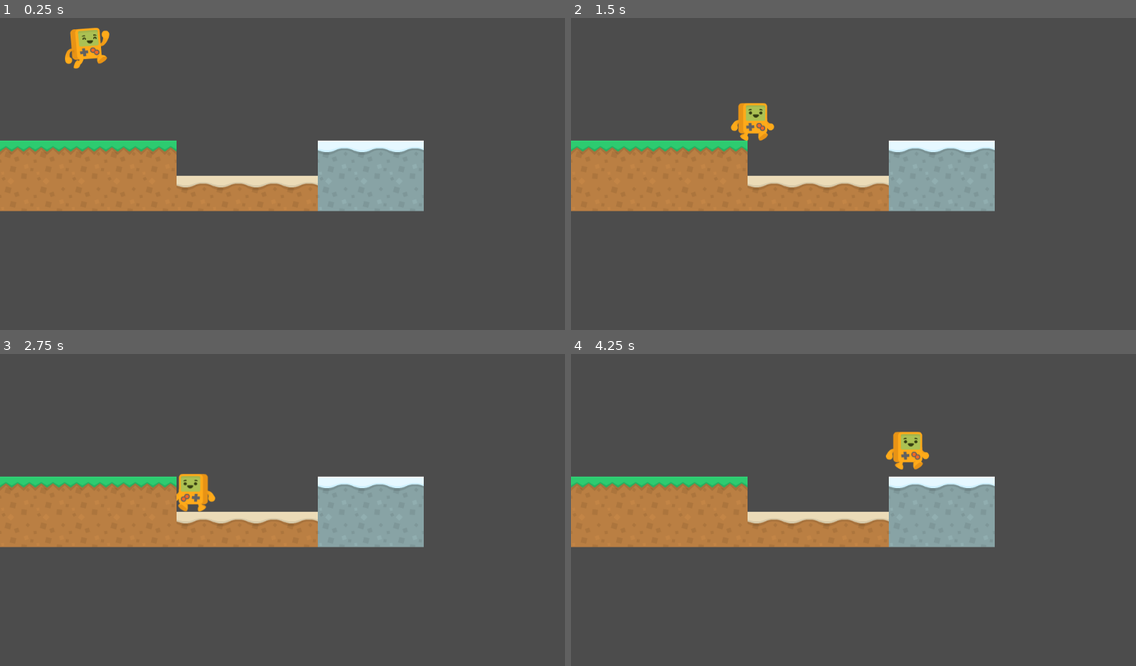
Above: before the commit, frames 1-4 (two rows, left to right).
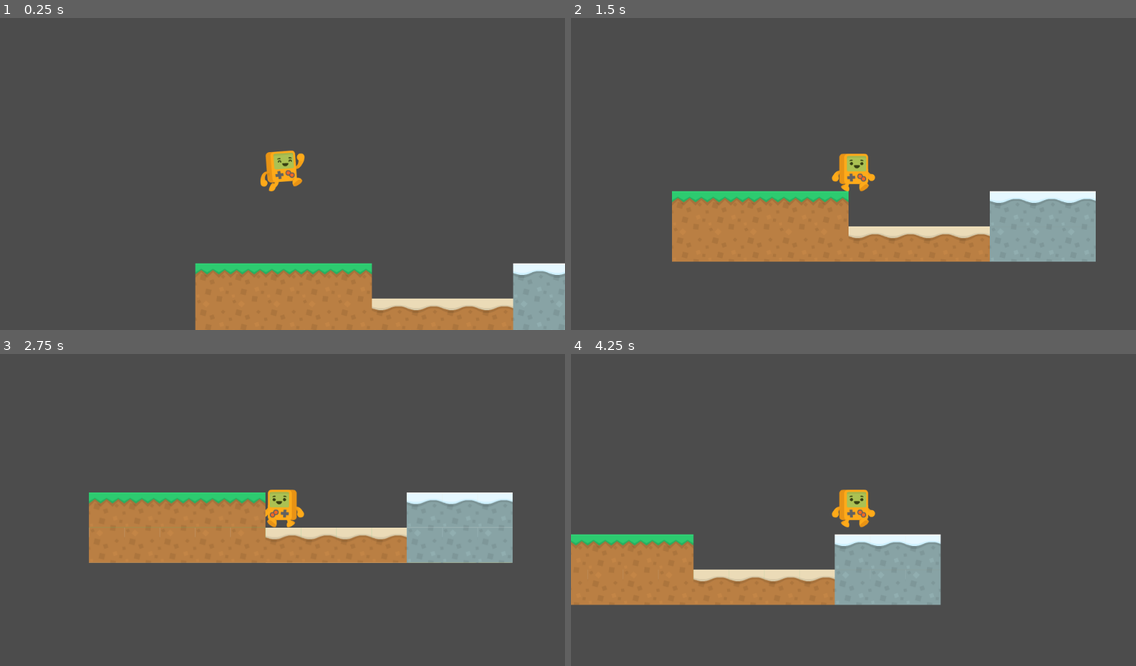
Above: after the commit, the same moments.

Repository: Boyquotes/platformer2d-sandbox
Game: Godot game, scene res://levels/DemoLevel.tscn
The game is run twice, just before and just after one commit, with the same random seed, the same clock (stepped at 60 frames per second) and the same inputs.
Inputs:
- Up to frame 1 (0.25 s): no input
- Up to frame 2 (1.5 s): hold D (move_right) from 0.53 s (still down); tap Space (move_jump) at 0.77 s
- Up to frame 3 (2.75 s): tap Space (move_jump) at 1.52 s; release D (move_right) at 2.03 s; hold A (move_left) from 2.03 s (still down)
- Up to frame 4 (4.25 s): release A (move_left) at 2.78 s; hold D (move_right) from 2.78 s (still down); tap Space (move_jump) at 3.02, 3.77 s

The runs differ from the first frame. In frame 1, 27% of the frame differs, in the area x 0-100%, y 3-100%; in frame 2, 26%; in frame 3, 18%; in frame 4, 25%.

Commit message:
Added player camera

Diff:
--- a/objects/Player.tscn
+++ b/objects/Player.tscn
@@ -1,12 +1,13 @@
-[gd_scene load_steps=8 format=2]
+[gd_scene load_steps=9 format=2]
 
 [ext_resource path="res://assets/sprites/player_jump.png" type="Texture" id=1]
 [ext_resource path="res://scripts/Player.gd" type="Script" id=2]
 [ext_resource path="res://assets/sprites/player_walk1.png" type="Texture" id=3]
 [ext_resource path="res://assets/sprites/player_idle.png" type="Texture" id=4]
 [ext_resource path="res://assets/sprites/player_walk2.png" type="Texture" id=5]
+[ext_resource path="res://objects/PlayerCamera.tscn" type="PackedScene" id=6]
 
-[sub_resource type="SpriteFrames" id=2]
+[sub_resource type="SpriteFrames" id=1]
 animations = [ {
 "frames": [ ExtResource( 4 ) ],
 "loop": true,
@@ -33,9 +34,11 @@
 script = ExtResource( 2 )
 
 [node name="AnimatedSprite" type="AnimatedSprite" parent="."]
-frames = SubResource( 2 )
+frames = SubResource( 1 )
 animation = "idle"
 
 [node name="CollisionShape2D" type="CollisionShape2D" parent="."]
 position = Vector2( 1, 7 )
-shape = SubResource( 3 )
+shape = SubResource( 2 )
+
+[node name="PlayerCamera" parent="." instance=ExtResource( 6 )]
--- /dev/null
+++ b/objects/PlayerCamera.tscn
@@ -0,0 +1,4 @@
+[gd_scene format=2]
+
+[node name="PlayerCamera" type="Camera2D"]
+current = true
Not shown: 1 places in objects/Player.tscn that only renumber resources
